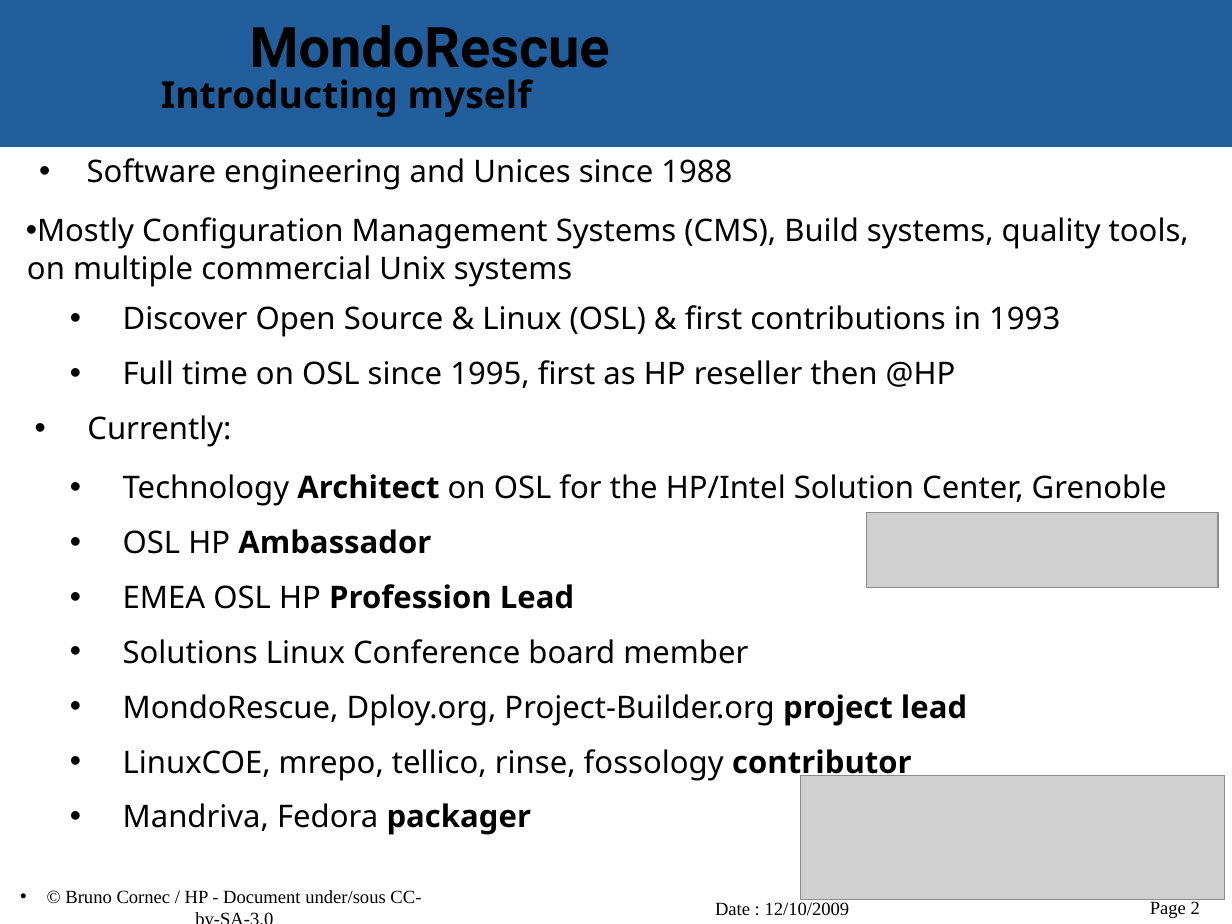
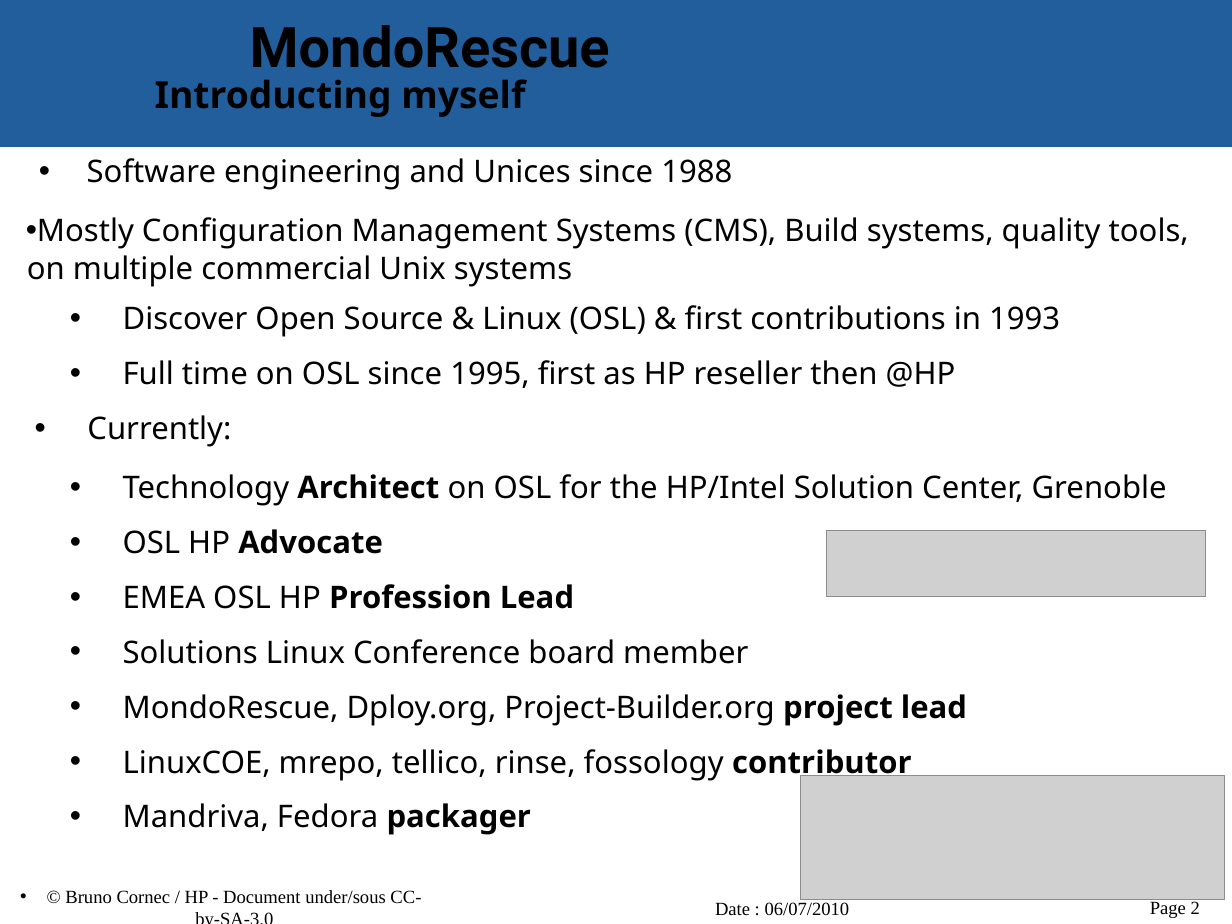
Before and after one commit to vir/mondo-rescue, a slide deck: slide 2 of mondo-doc/mondo-presentation.odp. Drawn at 1232x924 pixels with LibreOffice and Linux fonts; fonts in the diff are those of the drawing; grey boxes stand for pictures; background and template pictures are left out. Boxes give left, top, right and bottom in pixels: in the first picture for what was removed or moved away, otherwise in the second. Text is boxed around its words. In the diff, an @@ line names an element or a change of style, - is before the commit and + after.

```diff
--- a/mondo-doc/mondo-presentation.odp
+++ b/mondo-doc/mondo-presentation.odp
@@ title "Introducting myself": place and size @@
-title "Introducting myself" at box(161, 79, 532, 117)
+title "Introducting myself" at box(155, 79, 525, 117)
@@ text at box(123, 529, 383, 554): text changed @@
-  • OSL HP Ambassador
+  • OSL HP Advocate
@@ picture: place and size @@
-picture at box(866, 513, 1219, 588)
+picture at box(827, 531, 1206, 597)
@@ text at box(715, 902, 850, 916): text changed @@
-Date : 12/10/2009
+Date : 06/07/2010
```
Also in this commit, not shown: 21 other slides changed, 2 slides added.
